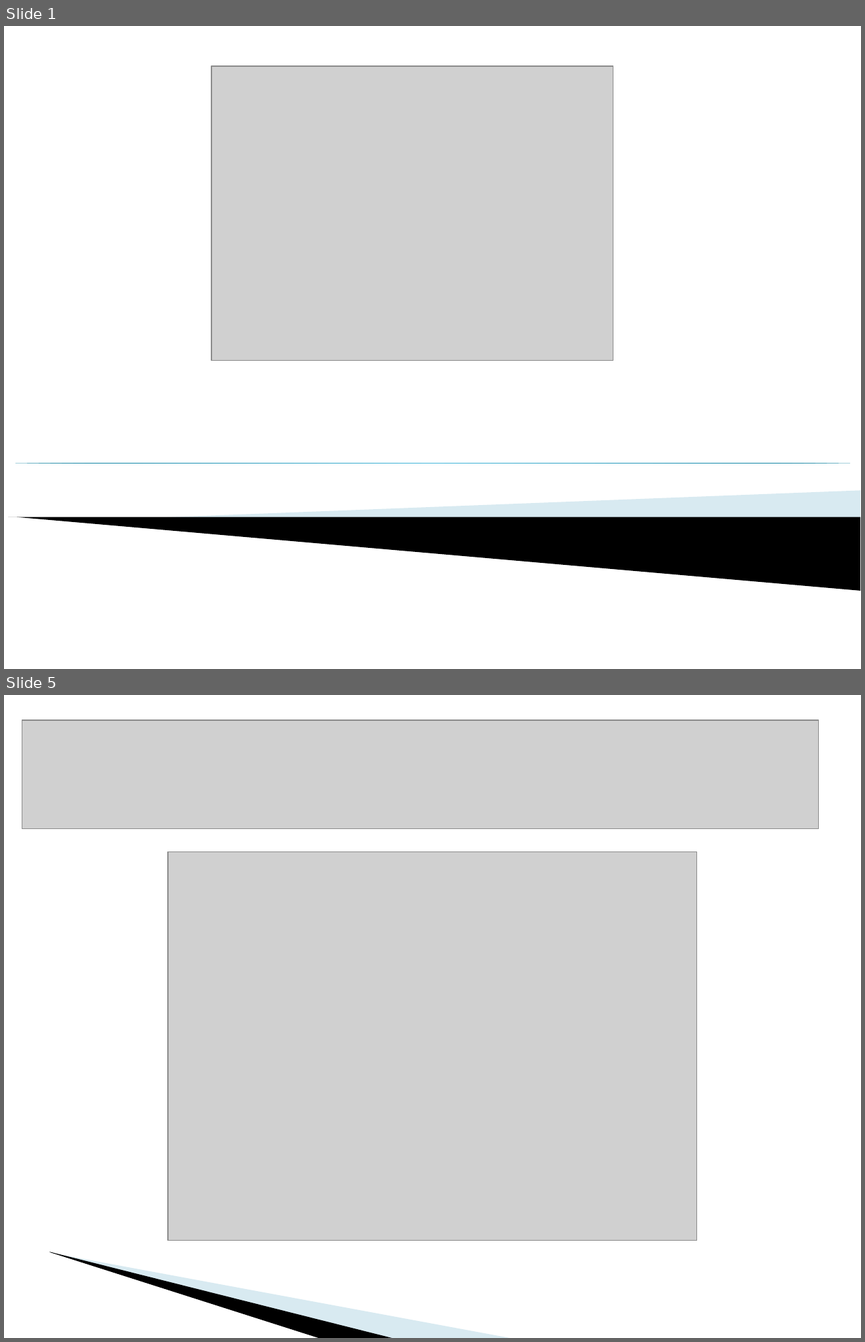
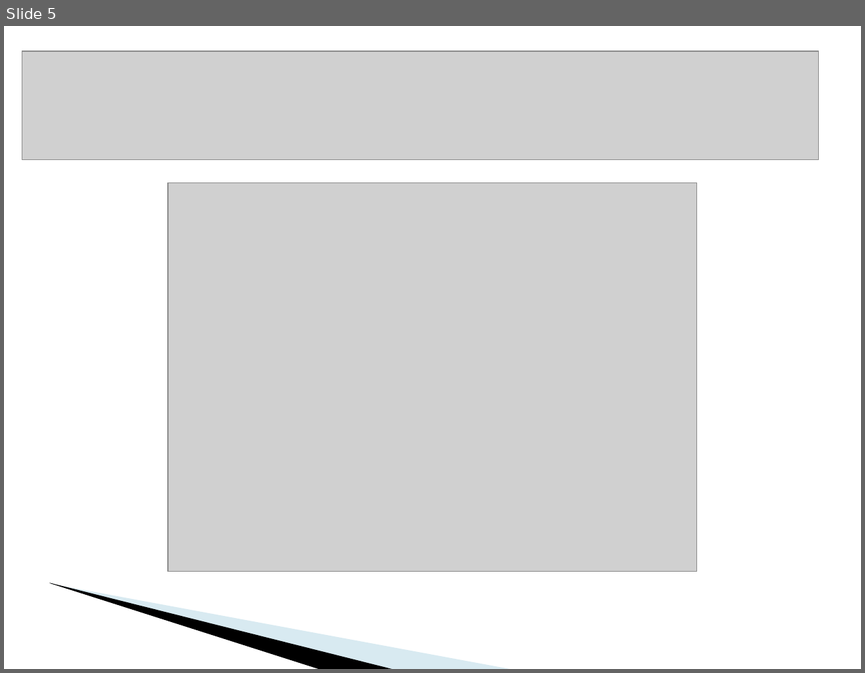
Before and after one commit to BackupTheBerlios/vacecontrolling-svn, a slide deck: docs/Präsentation.ppt. Shown one above the other, each under a label of ours: slides 1 and 5 before the commit, slide 5 after it; the slides between them are not shown. The pictures are 865x1342 and 865x673 pixels, drawn with LibreOffice and Linux fonts; fonts in the diff are those of the drawing; grey boxes stand for pictures; background and template pictures are left out. Boxes give left, top, right and bottom in pixels: in the first picture for what was removed or moved away, otherwise in the second. Text is boxed around its words. In the diff, an @@ line names an element or a change of style, - is before the commit and + after.

```diff
--- a/docs/Präsentation.ppt
+++ b/docs/Präsentation.ppt
@@ slide 1 removed at [4,26,861,669], background #FFFFFF @@
@@ picture removed at [211,66,613,360] @@
@@ right triangle removed at [4,463,861,463] @@
@@ freeform shape removed at [162,490,860,536] @@
@@ freeform shape removed at [8,517,860,590] @@
```
Also in this commit, not shown: 7 slides changed, 12 slides added, 1 other slide removed.
